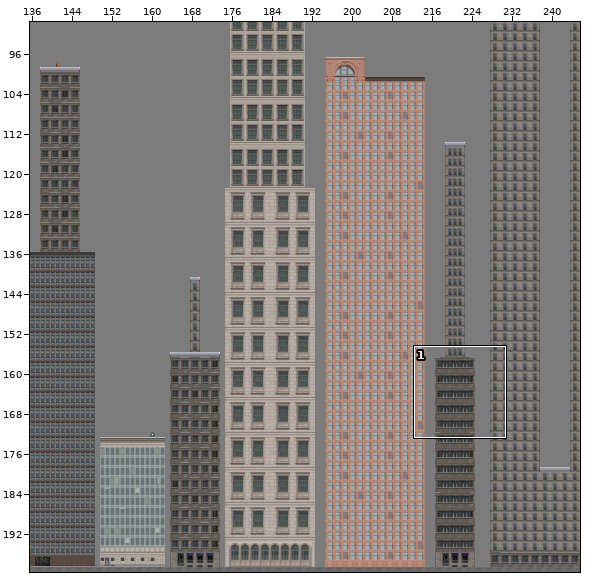
Tiled map: Tiled-work/City.tmx. The first picture is a wide view before the edit; the outline marks the close-up.
Close-up. First the earlier version:
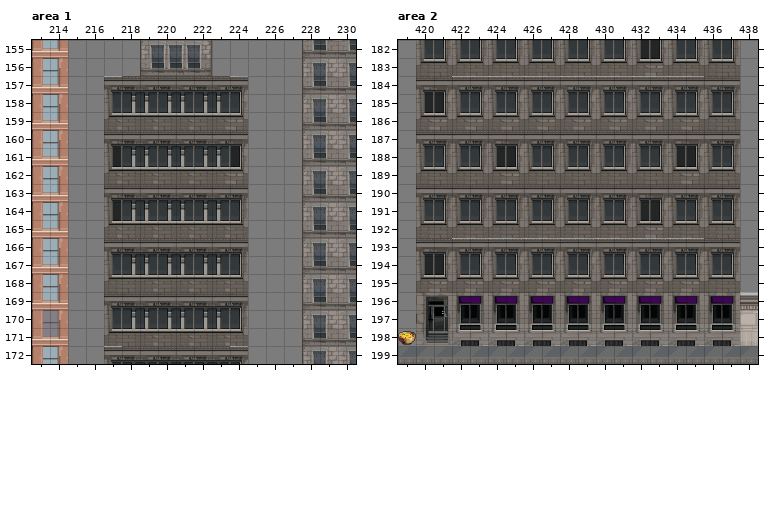
Cells are 32x32 px. Shown: area 1 x 213..230, y 155..172; area 2 x 419..438, y 182..199. The commit also changed other parts of the map, which this record leaves out.
The result:
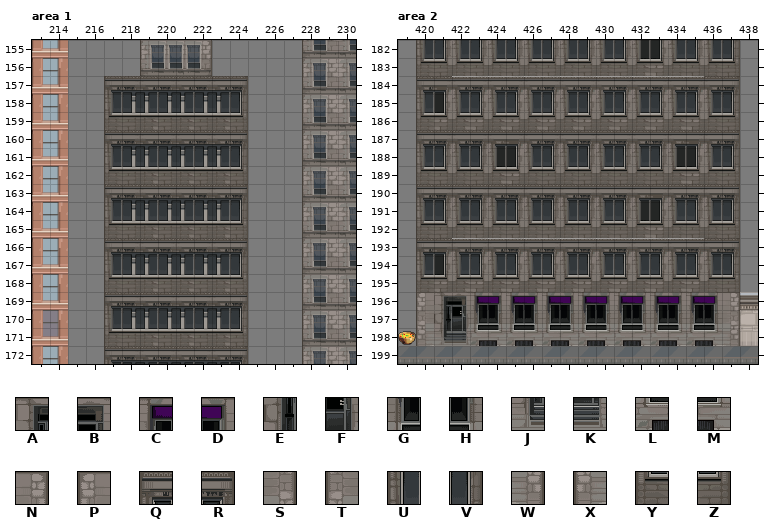
Key: from "CityTilesMain2": A 336, B 337, C 338, D 339, E 352, F 353, G 354, H 355, J 368, K 369, L 370, M 371, N 440, P 441, Q 442, R 443, S 456, T 457, U 458, V 459, W 472, X 473, Y 474, Z 475.
_ is an empty cell.
Change:
Layer "City Overlay", area 1:
y 157: x 217 _ -> Q; x 224 _ -> R
y 158: x 217 _ -> U; x 224 _ -> V
y 159: x 217 _ -> Y; x 224 _ -> Z
y 160: x 217 _ -> Q; x 224 _ -> R
y 161: x 217 _ -> U; x 224 _ -> V
y 162: x 217 _ -> Y; x 224 _ -> Z
y 163: x 217 _ -> Q; x 224 _ -> R
y 164: x 217 _ -> U; x 224 _ -> V
y 165: x 217 _ -> Y; x 224 _ -> Z
y 166: x 217 _ -> Q; x 224 _ -> R
y 167: x 217 _ -> U; x 224 _ -> V
y 168: x 217 _ -> Y; x 224 _ -> Z
y 169: x 217 _ -> Q; x 224 _ -> R
y 170: x 217 _ -> U; x 224 _ -> V
y 171: x 217 _ -> Y; x 224 _ -> Z
y 172: x 217 _ -> Q; x 224 _ -> R
Layer "City Overlay", area 2:
y 182: x 420 _ -> U; x 437 _ -> V
y 183: x 420 _ -> Y; x 437 _ -> Z
y 184: x 420 _ -> Q; x 437 _ -> R
y 185: x 420 _ -> U; x 437 _ -> V
y 186: x 420 _ -> Y; x 437 _ -> Z
y 187: x 420 _ -> Q; x 437 _ -> R
y 188: x 420 _ -> U; x 437 _ -> V
y 189: x 420 _ -> Y; x 437 _ -> Z
y 190: x 420 _ -> Q; x 437 _ -> R
y 191: x 420 _ -> U; x 437 _ -> V
y 192: x 420 _ -> Y; x 437 _ -> Z
y 193: x 420 _ -> Q; x 437 _ -> R
y 194: x 420 _ -> U; x 437 _ -> V
y 195: x 420 _ -> Y; x 437 _ -> Z
y 196: x 420..437 __________________ -> PABCDCDCDCDCDCDCDN
y 197: x 420..437 __________________ -> TEFGHGHGHGHGHGHGHS
y 198: x 420..437 __________________ -> XJKLMLMLMLMLMLMLMW
